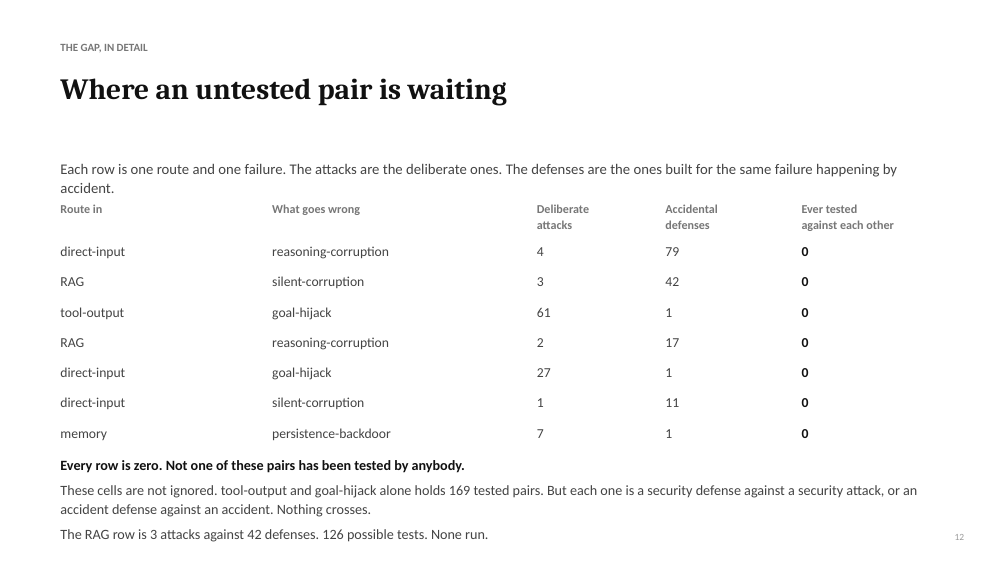
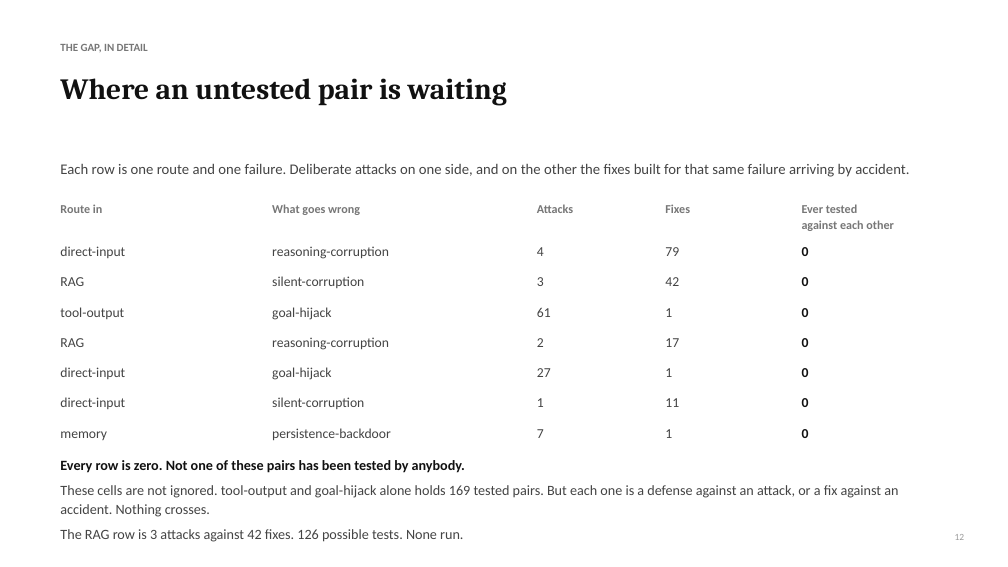
Before and after one commit to Nyamtulla/context_poison, a slide deck: slide 12 of advisor_meeting.pptx. Drawn at 1008x567 pixels with LibreOffice and Linux fonts; fonts in the diff are those of the drawing. Boxes give left, top, right and bottom in pixels: in the first picture for what was removed or moved away, otherwise in the second. Text is boxed around its words. In the diff, an @@ line names an element or a change of style, - is before the commit and + after.

```diff
--- a/advisor_meeting.pptx
+++ b/advisor_meeting.pptx
@@ text at (60,163,909,177): text changed @@
-Each row is one route and one failure. The attacks are the deliberate ones. The defenses are the ones built for the same failure happening by accident.
+Each row is one route and one failure. Deliberate attacks on one side, and on the other the fixes built for that same failure arriving by accident.
@@ text at (537,204,573,213): text changed @@
-Deliberate
-attacks
+Attacks
@@ text at (665,204,690,213): text changed @@
-Accidental
-defenses
+Fixes
@@ text at (60,485,898,539): text changed @@
-These cells are not ignored. tool-output and goal-hijack alone holds 169 tested pairs. But each one is a security defense against a security attack, or an accident defense against an accident. Nothing crosses.
-The RAG row is 3 attacks against 42 defenses. 126 possible tests. None run.
+These cells are not ignored. tool-output and goal-hijack alone holds 169 tested pairs. But each one is a defense against an attack, or a fix against an accident. Nothing crosses.
+The RAG row is 3 attacks against 42 fixes. 126 possible tests. None run.
```
Also in this commit, not shown: 1 other slide changed, 8 other files.
